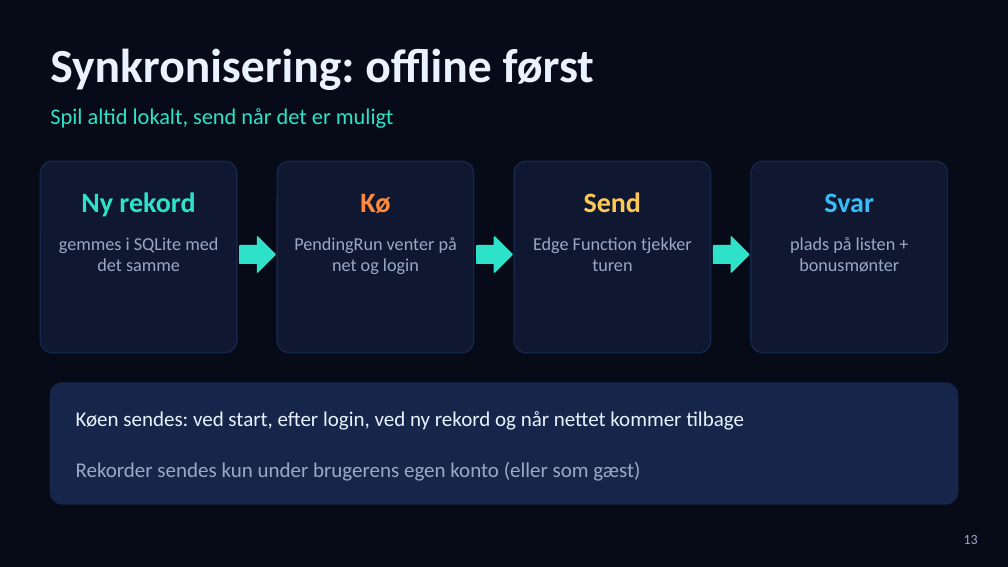
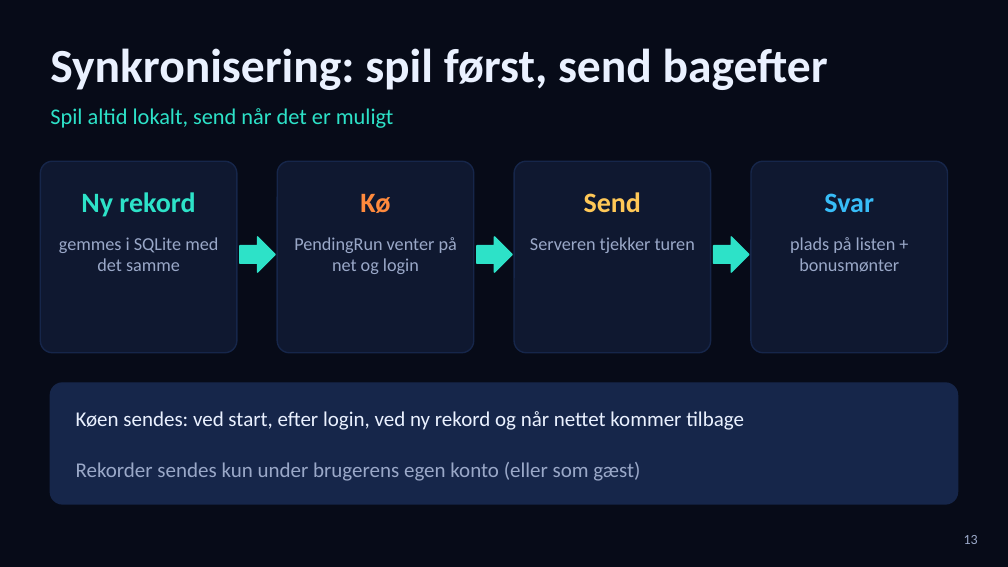
Before and after one commit to RedSkia/TiltMaze, a slide deck: slide 13 of docs/TiltMaze.pptx. Drawn at 1008x567 pixels with LibreOffice and Linux fonts; fonts in the diff are those of the drawing. Boxes give left, top, right and bottom in pixels: in the first picture for what was removed or moved away, otherwise in the second. Text is boxed around its words. In the diff, an @@ line names an element or a change of style, - is before the commit and + after.

```diff
--- a/docs/TiltMaze.pptx
+++ b/docs/TiltMaze.pptx
@@ text at box(50, 48, 828, 90): text changed @@
-Synkronisering: offline først
+Synkronisering: spil først, send bagefter
@@ text at box(530, 237, 695, 253): text changed @@
-Edge Function tjekker turen
+Serveren tjekker turen
```
Also in this commit, not shown: 10 other slides changed, 1 slide removed, 2 other files.
